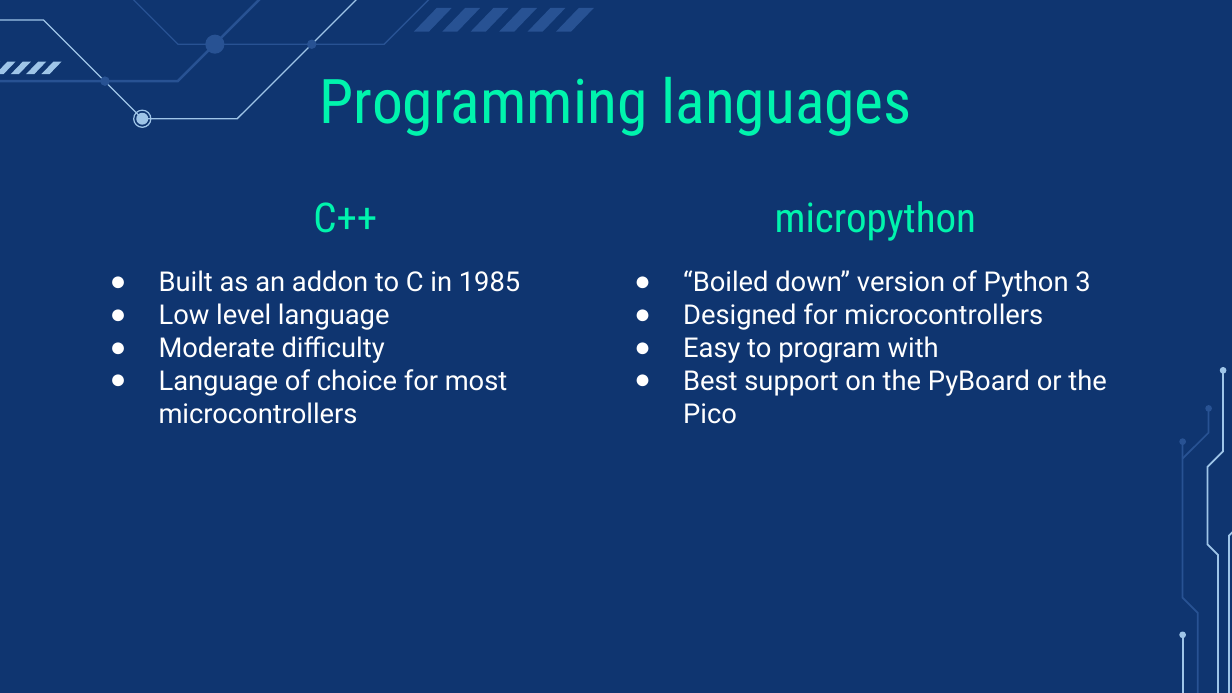
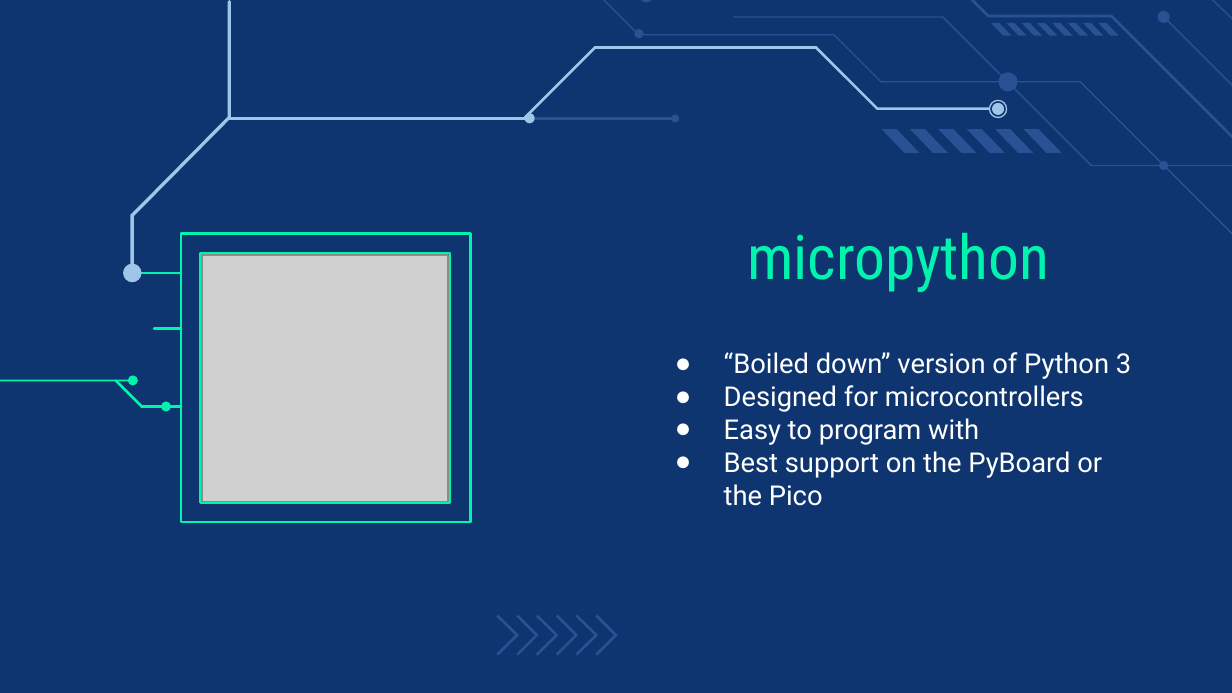
Before and after one commit to Hanover-CS/HC23-Isaac-Bevis-Senior-Project, a slide deck: slide 12 of Presentation/CS461 Proposal.pptx (slide 11 before the commit). Drawn at 1232x693 pixels with LibreOffice and Linux fonts; fonts in the diff are those of the drawing; grey boxes stand for pictures. Boxes give left, top, right and bottom in pixels: in the first picture for what was removed or moved away, otherwise in the second. Text is boxed around its words. In the diff, an @@ line names an element or a change of style, - is before the commit and + after.

```diff
--- a/Presentation/CS461 Proposal.pptx
+++ b/Presentation/CS461 Proposal.pptx
@@ group removed at [0,0,838,120]: 6 freeform shapes @@
@@ freeform shape at [130,1,231,268]: rotation 0 to 270 degrees; outline redrawn @@
@@ freeform shape: place and size @@
-freeform shape at [556,9,594,32]
+freeform shape at [505,0,639,34]
@@ freeform shape: place and size @@
-freeform shape at [527,9,565,32]
+freeform shape at [639,0,654,2]
@@ freeform shape: place and size @@
-freeform shape at [0,0,792,83]
+freeform shape at [683,0,1232,203]
@@ freeform shape: place and size @@
-freeform shape at [0,0,743,46]
+freeform shape at [733,16,1232,166]
@@ freeform shape: place and size @@
-freeform shape at [100,76,110,86]
+freeform shape at [634,30,644,39]
@@ title removed at [320,77,911,136] @@
-Programming languages
@@ freeform shape: place and size @@
-freeform shape at [206,34,225,54]
+freeform shape at [998,73,1018,91]
@@ group added at [229,0,1232,241]: 17 freeform shapes, 1 arrow @@
@@ freeform shape added at [529,119,676,119], fill #285293, outline #285293 1.5 pt @@
@@ freeform shape added at [673,116,678,121], fill #285293, outline #285293 1.5 pt @@
@@ freeform shape: place and size @@
-freeform shape at [499,9,537,32]
+freeform shape at [882,129,920,153]
@@ freeform shape: place and size @@
-freeform shape at [471,9,509,32]
+freeform shape at [967,129,1005,153]
@@ freeform shape: place and size @@
-freeform shape at [442,9,480,32]
+freeform shape at [995,129,1034,153]
@@ freeform shape: place and size @@
-freeform shape at [414,9,452,32]
+freeform shape at [1024,129,1062,153]
@@ freeform shape: place and size @@
-freeform shape at [307,39,317,49]
+freeform shape at [1159,160,1169,170]
@@ title removed at [313,202,377,233] @@
-C++
@@ title "micropython": place and size @@
-title "micropython" at [775,201,976,241]
+title "micropython" at [747,233,1049,292]
@@ title "micropython" at [747,233,1049,292]: size 24 to 36 pt @@
@@ freeform shape at [123,264,142,282]: rotation 0 to 270 degrees; outline redrawn @@
@@ picture added at [202,255,448,501] @@
@@ group added at [139,234,471,522]: 5 freeform shapes @@
@@ subtitle removed at [159,270,520,424] @@
-● Built as an addon to C in 1985
-● Low level language
-● Moderate difficulty
-● Language of choice for most microcontrollers
@@ subtitle "“Boiled down” version of Python ..." rewrapped from [683,270,1106,424] to [724,352,1131,506] @@
@@ group added at [0,376,171,411]: 4 freeform shapes @@
@@ group removed at [1180,367,1232,693]: 9 freeform shapes @@
@@ group added at [498,616,616,655]: 6 freeform shapes @@
```
Also in this commit, not shown: 3 other slides changed, 1 slide added.
